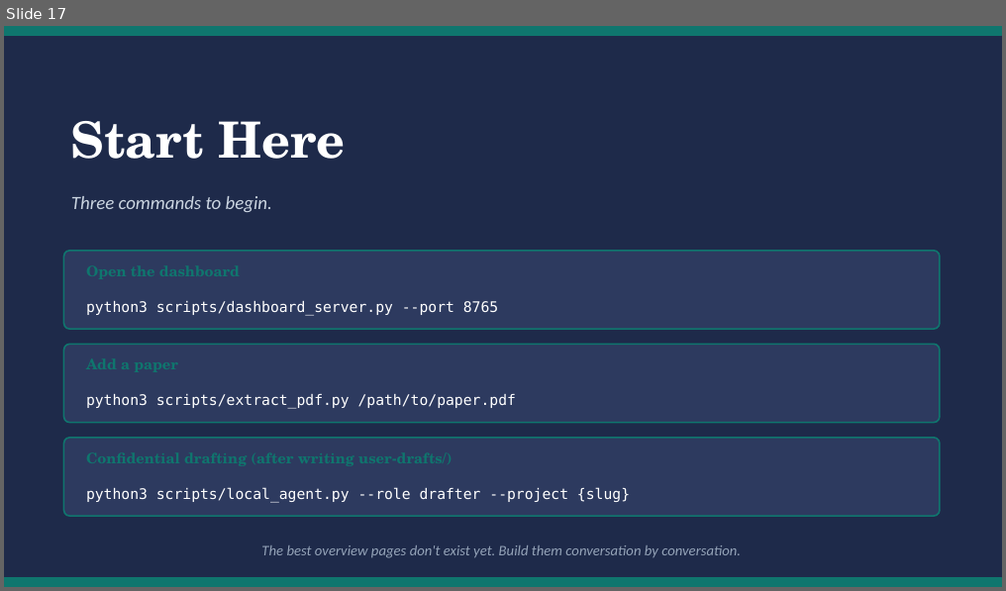
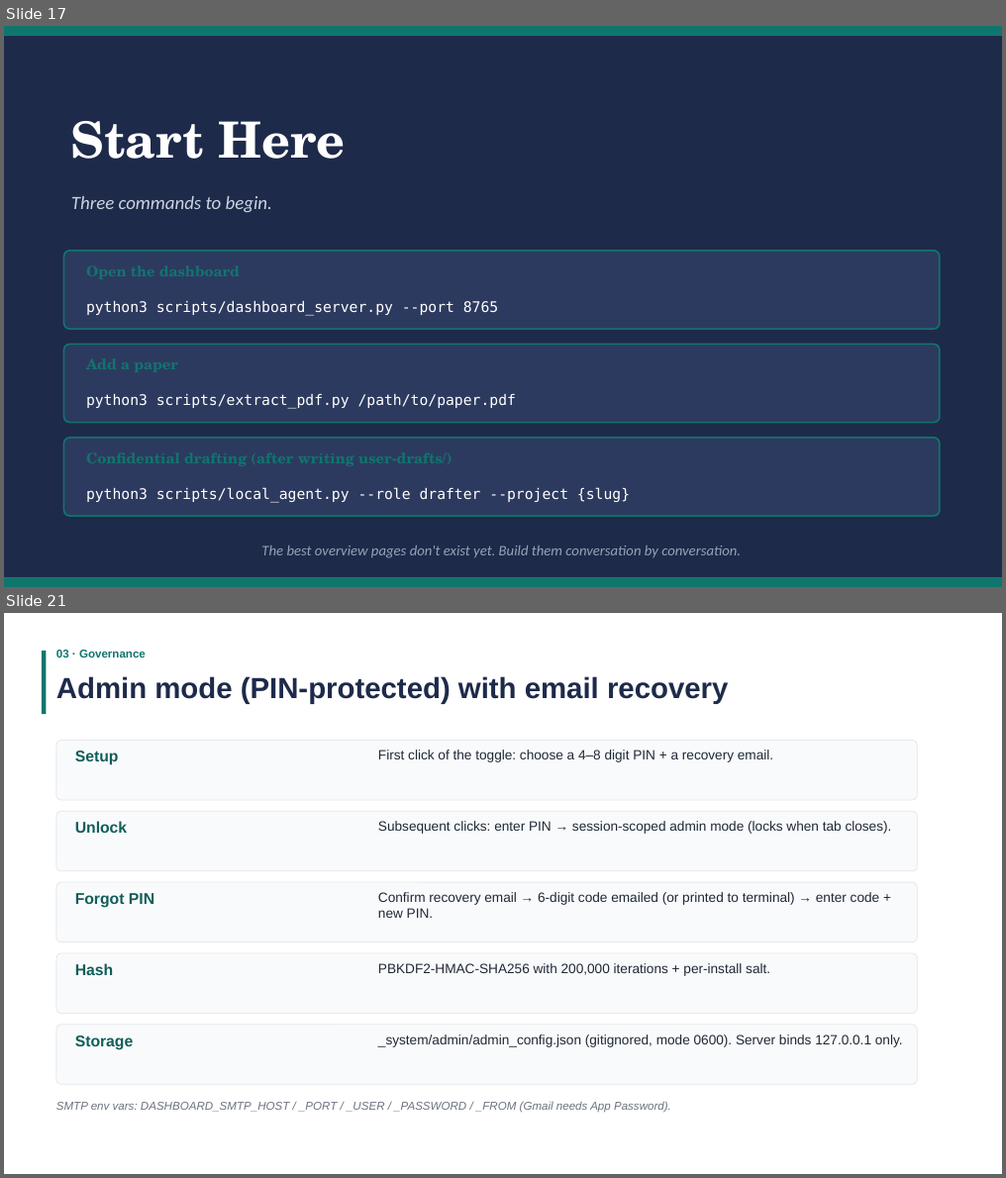
Before and after one commit to hyungeun-shimm/llm-wiki-research-stack, a slide deck: _system/docs/System_Philosophy_Guide.pptx. Shown one above the other, each under a label of ours: slide 17 before the commit, slides 17 and 21 after it; the slides between them are not shown. The pictures are 1006x591 and 1006x1178 pixels, drawn with LibreOffice and Linux fonts; fonts in the diff are those of the drawing. Boxes give left, top, right and bottom in pixels: in the first picture for what was removed or moved away, otherwise in the second. Text is boxed around its words. In the diff, an @@ line names an element or a change of style, - is before the commit and + after.

```diff
--- a/_system/docs/System_Philosophy_Guide.pptx
+++ b/_system/docs/System_Philosophy_Guide.pptx
@@ slide 21 added at box(4, 613, 1002, 1174), background #FFFFFF @@
@@ rectangle added at box(42, 651, 46, 714), fill #0F766E @@
@@ text added at box(56, 650, 146, 658), 11 pt, text #0F766E, bold @@
+03 · Governance
@@ text added at box(56, 676, 729, 703), 28 pt, text #1E2A4A, bold @@
+Admin mode (PIN-protected) with email recovery
@@ rounded rectangle added at box(56, 741, 918, 800), fill #F9FAFB, outline #E5E7EB 0.75 pt @@
@@ text added at box(75, 751, 119, 765), 15 pt, text #115E59, bold @@
+Setup
@@ text added at box(378, 750, 773, 762), 13 pt, text #1F2937 @@
+First click of the toggle: choose a 4–8 digit PIN + a recovery email.
@@ rounded rectangle added at box(56, 811, 918, 871), fill #F9FAFB, outline #E5E7EB 0.75 pt @@
@@ text added at box(75, 821, 127, 833), 15 pt, text #115E59, bold @@
+Unlock
@@ text added at box(378, 821, 892, 834), 13 pt, text #1F2937 @@
+Subsequent clicks: enter PIN → session-scoped admin mode (locks when tab closes).
@@ rounded rectangle added at box(56, 882, 918, 943), fill #F9FAFB, outline #E5E7EB 0.75 pt @@
@@ text added at box(75, 893, 154, 908), 15 pt, text #115E59, bold @@
+Forgot PIN
@@ text added at box(378, 892, 880, 918), 13 pt, text #1F2937 @@
+Confirm recovery email → 6-digit code emailed (or printed to terminal) → enter code + new PIN.
@@ rounded rectangle added at box(56, 954, 918, 1014), fill #F9FAFB, outline #E5E7EB 0.75 pt @@
@@ text added at box(75, 963, 113, 975), 15 pt, text #115E59, bold @@
+Hash
@@ text added at box(378, 963, 770, 976), 13 pt, text #1F2937 @@
+PBKDF2-HMAC-SHA256 with 200,000 iterations + per-install salt.
@@ rounded rectangle added at box(56, 1025, 918, 1084), fill #F9FAFB, outline #E5E7EB 0.75 pt @@
@@ text added at box(75, 1036, 134, 1051), 15 pt, text #115E59, bold @@
+Storage
@@ text added at box(378, 1035, 903, 1048), 13 pt, text #1F2937 @@
+_system/admin/admin_config.json (gitignored, mode 0600). Server binds 127.0.0.1 only.
@@ text added at box(56, 1101, 671, 1113), 11 pt, text #6B7280, italic @@
+SMTP env vars: DASHBOARD_SMTP_HOST / _PORT / _USER / _PASSWORD / _FROM (Gmail needs App Password).
```
Also in this commit, not shown: 12 other slides added, 29 other files.
